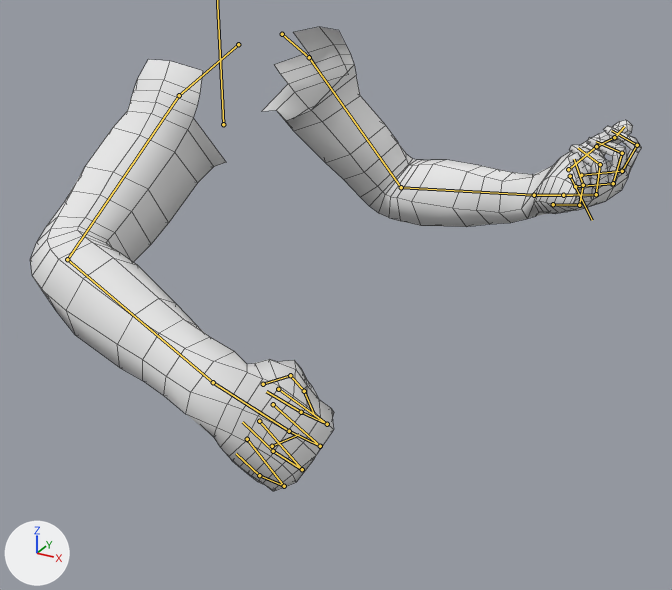
An edit to the FBX model Mhmd/FBX/Placeholders/Anim/Anim_ForkHanded_IDLE_Hands.fbx, drawn before and after from the same camera.
Both versions are drawn from a camera (50 mm lens) standing at (0.683, -0.948, 0.275) and looking at (0.222, -0.11, -0.144). Arrows for +X, +Y and +Z are at lower left; the lights stay in place. Both versions are drawn at frame 25 of the action 'Scene'; the numbers are the values there. The bones that bend it are drawn over the model as lines. Mesh edges are drawn as thin lines.

In view in the first picture: 'main_char.001'.
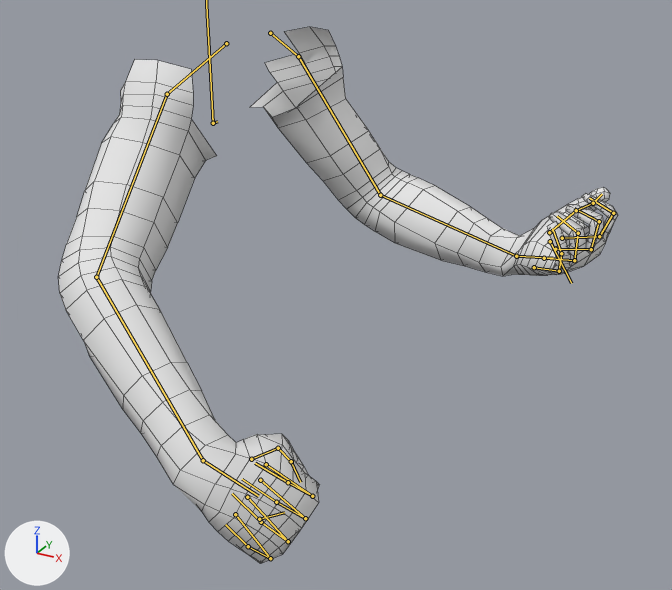
What differs and where, as boxes [x1, y1, x2, y2] in the pictures (672 x 590 px):
'main_char.001', posed (8% narrower, 15% taller): before [30, 27, 642, 491]; after [58, 27, 618, 563]
bone 'Shoulder.L', root to tip: before (309, 57) to (401, 187); after (298, 56) to (380, 195)
bone 'Forearm.L', root to tip: before (401, 187) to (534, 195); after (380, 195) to (516, 256)
bone 'Wrist.L', root to tip: before (534, 195) to (572, 195); after (516, 256) to (553, 258)
bone 'Shoulder.R', root to tip: before (179, 95) to (67, 259); after (167, 94) to (96, 277)
bone 'Forearm.R', root to tip: before (67, 259) to (213, 382); after (96, 277) to (203, 460)
bone 'Wrist.R', root to tip: before (213, 382) to (271, 420); after (203, 460) to (258, 496)

The change in detail:
Bone 'Root' (bone_root) moves from (0.0, 0.0, 0.0) to (0.0, 0.0, -0.016).
Bone 'Shoulder.L' (bone_shoulder_l) turns from (-27, 24, 24) to (-24, 28, 29) degrees about its own x, y and z.
Bone 'Forearm.L' (bone_forearm_l) turns from (-46, 2, 5) to (-28, 1, 3) degrees about its own x, y and z.
Bone 'Wrist.L' (bone_wrist_l) turns from (62, -104, -71) to (-90, -59, 83) degrees about its own x, y and z.
Bone 'Shoulder.R' (bone_shoulder_r) turns from (-5, -12, 6) to (-11, -20, -1) degrees about its own x, y and z.
Bone 'Forearm.R' (bone_forearm_r) turns from (-39, -1, -4) to (-15, 0, -2) degrees about its own x, y and z.
Bone 'Wrist.R' (bone_wrist_r) turns from (-12, -20, -19) to (-28, -29, -5) degrees about its own x, y and z.
